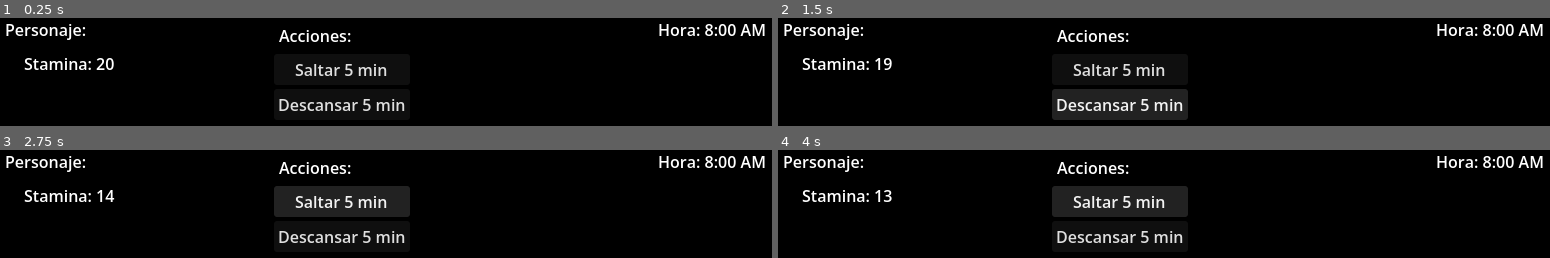
Above: before the commit, frames 1-4 (two rows, left to right).
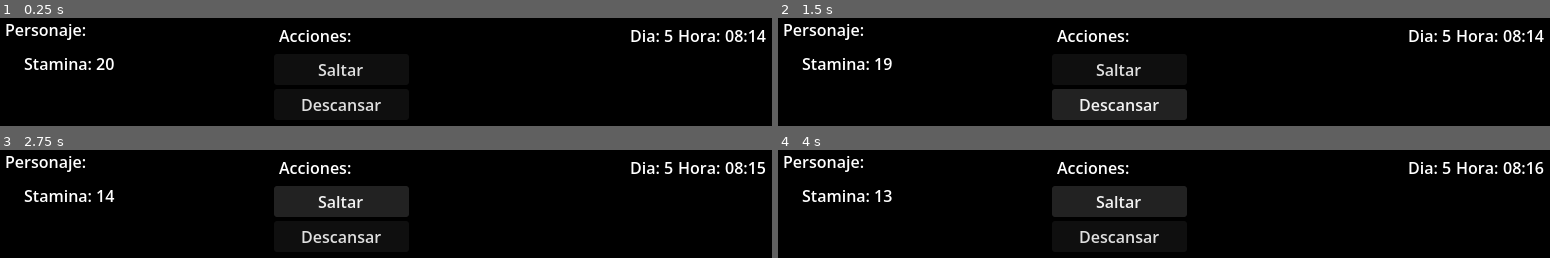
Above: after the commit, the same moments.

Repository: Shainwol/use-based-learning-survival-game
Game: Godot game, scene res://scenes/main_screen.tscn
The game is run twice, just before and just after one commit, with the same random seed, the same clock (stepped at 60 frames per second) and the same inputs. The project has no main scene, so this scene is started directly.
Inputs:
- Up to frame 1 (0.25 s): no input
- Up to frame 2 (1.5 s): click "Saltar 5 min" (after the commit: "Saltar") at 0.5 s; click "Descansar 5 min" (after the commit: "Descansar") at 1.25 s
- Up to frame 3 (2.75 s): click "Saltar 5 min" (after the commit: "Saltar") at 2 s
- Up to frame 4 (4 s): click "Descansar 5 min" (after the commit: "Descansar") at 2.75 s; click "Saltar 5 min" (after the commit: "Saltar") at 3.5 s

The runs differ from the first frame. In frame 1, 3.1% of the frame differs, in the area x 36-100%, y 5-87%; in frame 2, 3.2%; in frame 3, 3.2%; in frame 4, 3.2%.

Commit message:
World time global class and timer

Diff:
--- a/scenes/main_screen.gd
+++ b/scenes/main_screen.gd
@@ -1,9 +1,22 @@
 extends Node2D
 
-# Called when the node enters the scene tree for the first time.
+@onready var timer: Timer = $Timer
+
 func _ready() -> void:
-	pass # Replace with function body.
+	timer.timeout.connect(_on_timer_timeout)
+	_actualizar_reloj()
 
 # Called every frame. 'delta' is the elapsed time since the previous frame.
 func _process(delta: float) -> void:
 	pass
+
+func _draw() -> void:
+	# draw background
+	draw_rect(Rect2(0,0, Game.BACKGROUND.x, Game.BACKGROUND.y), Colors.BLACK)
+
+func _on_timer_timeout() -> void:
+	Game.worldTime.pasar_tiempo()
+	_actualizar_reloj()
+
+func _actualizar_reloj()-> void:
+	%time_text.text = str(Game.worldTime.obtener_tiempo());
--- a/scenes/main_screen.tscn
+++ b/scenes/main_screen.tscn
@@ -1,14 +1,16 @@
 [gd_scene format=3 uid="uid://13t5s175kieu"]
 
-[ext_resource type="Script" uid="uid://cr87nwludery2" path="res://scripts/background.gd" id="1_7fvvs"]
 [ext_resource type="Script" uid="uid://cioavrbhsbljl" path="res://scenes/main_screen.gd" id="1_aum10"]
 [ext_resource type="Script" uid="uid://dx3gq54hhypko" path="res://scripts/action_screen.gd" id="2_kusfh"]
 
 [node name="main_screen" type="Node2D" unique_id=1328849569]
 script = ExtResource("1_aum10")
 
+[node name="Timer" type="Timer" parent="." unique_id=163045211]
+wait_time = 1.5
+autostart = true
+
 [node name="background" type="Node2D" parent="." unique_id=26740126]
-script = ExtResource("1_7fvvs")
 
 [node name="action_screen" type="CanvasLayer" parent="." unique_id=480022987]
 script = ExtResource("2_kusfh")
@@ -62,16 +64,33 @@
 offset_bottom = 31.0
 text = "Personaje:"
 
-[node name="time" type="Label" parent="action_screen" unique_id=662702825]
+[node name="HBoxContainer" type="HBoxContainer" parent="action_screen" unique_id=59551330]
 anchors_preset = 1
 anchor_left = 1.0
 anchor_right = 1.0
-offset_left = -125.0
-offset_top = 8.0
-offset_right = -17.0
-offset_bottom = 31.0
+offset_left = -124.0
+offset_top = 14.0
+offset_right = -16.0
+offset_bottom = 37.0
 grow_horizontal = 0
-text = "Hora: 8:00 AM"
+
+[node name="day" type="Label" parent="action_screen/HBoxContainer" unique_id=49226251]
+layout_mode = 2
+text = "Dia:"
+
+[node name="day_number" type="Label" parent="action_screen/HBoxContainer" unique_id=1656714187]
+unique_name_in_owner = true
+layout_mode = 2
+text = "1"
+
+[node name="time" type="Label" parent="action_screen/HBoxContainer" unique_id=662702825]
+layout_mode = 2
+text = "Hora:"
+
+[node name="time_text" type="Label" parent="action_screen/HBoxContainer" unique_id=386461714]
+unique_name_in_owner = true
+layout_mode = 2
+text = "8:00 AM"
 
 [node name="actions" type="Label" parent="action_screen" unique_id=1494721438]
 offset_left = 296.0
@@ -88,7 +107,7 @@
 
 [node name="jump" type="Button" parent="action_screen/VBoxContainer2" unique_id=165139088]
 layout_mode = 2
-text = "Saltar 5 min"
+text = "Saltar"
 
 [node name="run" type="Button" parent="action_screen/VBoxContainer2" unique_id=1100477211]
 visible = false
@@ -102,12 +121,13 @@
 
 [node name="shortrest" type="Button" parent="action_screen/VBoxContainer2" unique_id=1430765260]
 layout_mode = 2
-text = "Descansar 5 min"
+text = "Descansar"
 
 [node name="Button4" type="Button" parent="action_screen/VBoxContainer2" unique_id=1098671431]
 visible = false
 layout_mode = 2
 text = "Dormir 8h"
 
+[connection signal="timeout" from="Timer" to="." method="_on_timer_timeout"]
 [connection signal="pressed" from="action_screen/VBoxContainer2/jump" to="action_screen" method="_on_jump_pressed"]
 [connection signal="pressed" from="action_screen/VBoxContainer2/shortrest" to="action_screen" method="_on_shortrest_pressed"]
--- a/scripts/action_screen.gd
+++ b/scripts/action_screen.gd
@@ -1,19 +1,20 @@
 extends CanvasLayer
 
-var character := Character.new()
+@onready var timer: Timer = $Timer
 
 # Called when the node enters the scene tree for the first time.
 func _ready() -> void:
-	%stamina_number.text = str(character.stamina);
+	%stamina_number.text = str(Game.character.stamina);
+	%day_number.text = str(Game.worldTime.day);
 
 # Called every frame. 'delta' is the elapsed time since the previous frame.
 func _process(delta: float) -> void:
 	pass
 
 func _on_jump_pressed() -> void:
-	character.jump()
-	%stamina_number.text = str(character.stamina);
+	Game.character.jump()
+	%stamina_number.text = str(Game.character.stamina);
 
 func _on_shortrest_pressed() -> void:
-	character.shortrest()
-	%stamina_number.text = str(character.stamina);
+	Game.character.shortrest()
+	%stamina_number.text = str(Game.character.stamina);
--- a/scripts/background.gd
+++ /dev/null
@@ -1,11 +0,0 @@
-extends Node2D
-
-func _ready() -> void:
-	pass
-
-func _process(delta: float) -> void:
-	pass
-
-func _draw() -> void:
-	# draw background
-	draw_rect(Rect2(0,0, Game.BACKGROUND.x, Game.BACKGROUND.y), Colors.BLACK)
--- a/scripts/game.gd
+++ b/scripts/game.gd
@@ -1,3 +1,6 @@
 extends Node
 
 const BACKGROUND := Vector2(800, 480)
+
+var character := Character.new()
+var worldTime := WorldTime.new()
--- /dev/null
+++ b/scripts/world_time.gd
@@ -0,0 +1,20 @@
+class_name WorldTime extends Node
+
+var day = 5
+var hour = 8
+var min = 14
+
+
+func obtener_tiempo() -> String:
+	var time_display = "%02d:%02d" % [hour, min] # Resultado: 08:00
+	return time_display
+
+# Llama a esta función cada vez que pase un minuto en tu juego
+func pasar_tiempo() -> void:
+	min += 1
+	if min >= 60:
+		min = 0
+		hour += 1
+	if hour >= 24:
+		hour = 0
+		day += 1
Not shown, removed: scripts/background.gd.uid
Not shown, added: scripts/world_time.gd.uid
